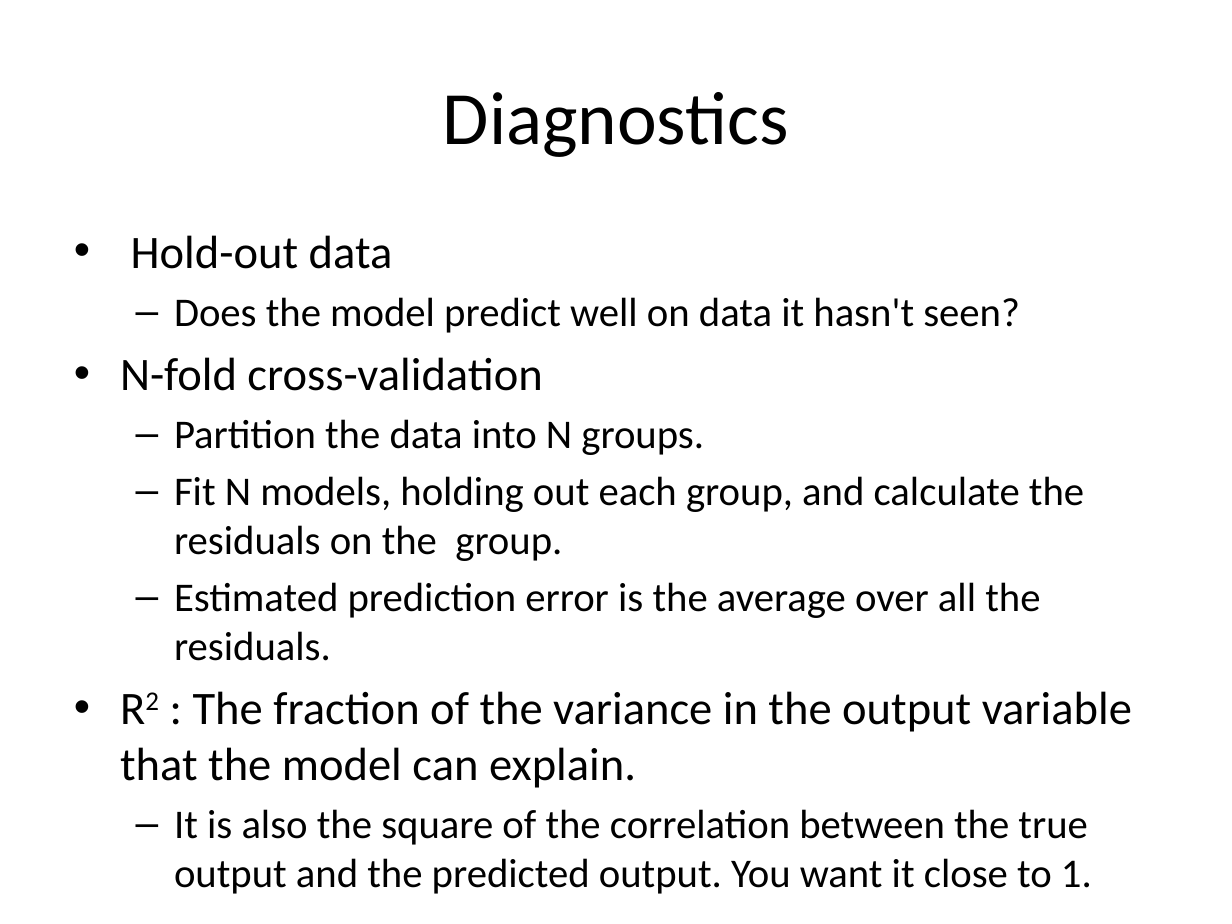
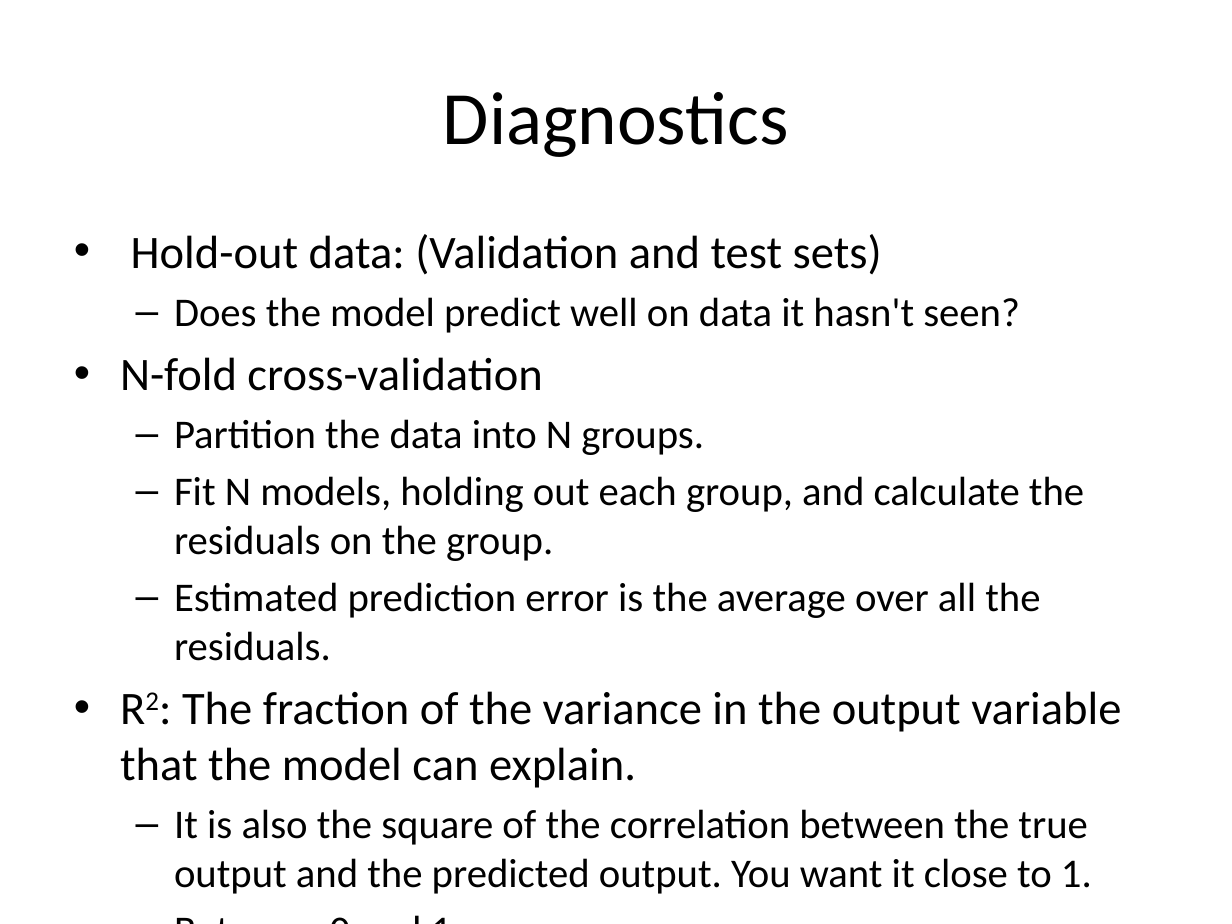
Before and after one commit to EngPeterAtef/Big-Data-Labs, a slide deck: slide 35 of Lab 5 - Predictive Analysis II/Linear Regression.pptx. Drawn at 1232x924 pixels with LibreOffice and Linux fonts; fonts in the diff are those of the drawing. Boxes give left, top, right and bottom in pixels: in the first picture for what was removed or moved away, otherwise in the second. Text is boxed around its words. In the diff, an @@ line names an element or a change of style, - is before the commit and + after.

Commit message:
Update linear and logistic regression analysis
This commit introduces several enhancements and fixes to both linear and logistic regression analysis scripts and reports. Key changes include the correction of standard deviation terminology, detailed exploration of data points' distribution with varying standard deviations, and comprehensive analysis of linear model coefficients. Additionally, the logistic regression script now includes a set-up for the working directory, improved data exploration, and predictive analysis with ROC curve plotting. The reports have been updated to reflect these changes, providing clearer insights into the predictive models' performance and outcomes.

- Standard deviation terminology corrected from 'sd' to 'std'
- Detailed analysis of data points distribution with varying std
- Comprehensive exploration of linear model coefficients
- Logistic regression script now sets the working directory
- Improved data exploration and predictive analysis in logistic regression
- ROC curve plotting added to logistic regression script
- Reports updated to reflect changes and provide clearer insights

```diff
--- a/Lab 5 - Predictive Analysis II/Linear Regression.pptx
+++ b/Lab 5 - Predictive Analysis II/Linear Regression.pptx
@@ text at (x1=120, y1=234, x2=1121, y2=894): paragraph added @@
+  – Between 0 and 1
@@ text at (x1=131, y1=234, x2=882, y2=275): text changed @@
-• Hold-out data
+• Hold-out data: (Validation and test sets)
@@ text at (x1=120, y1=691, x2=1121, y2=788): spaces changed @@
-• R2 : The fraction of the variance in the output variable that the model can explain.
+• R2: The fraction of the variance in the output variable that the model can explain.
```
Also in this commit, not shown: 16 other slides changed, 4 other files.
